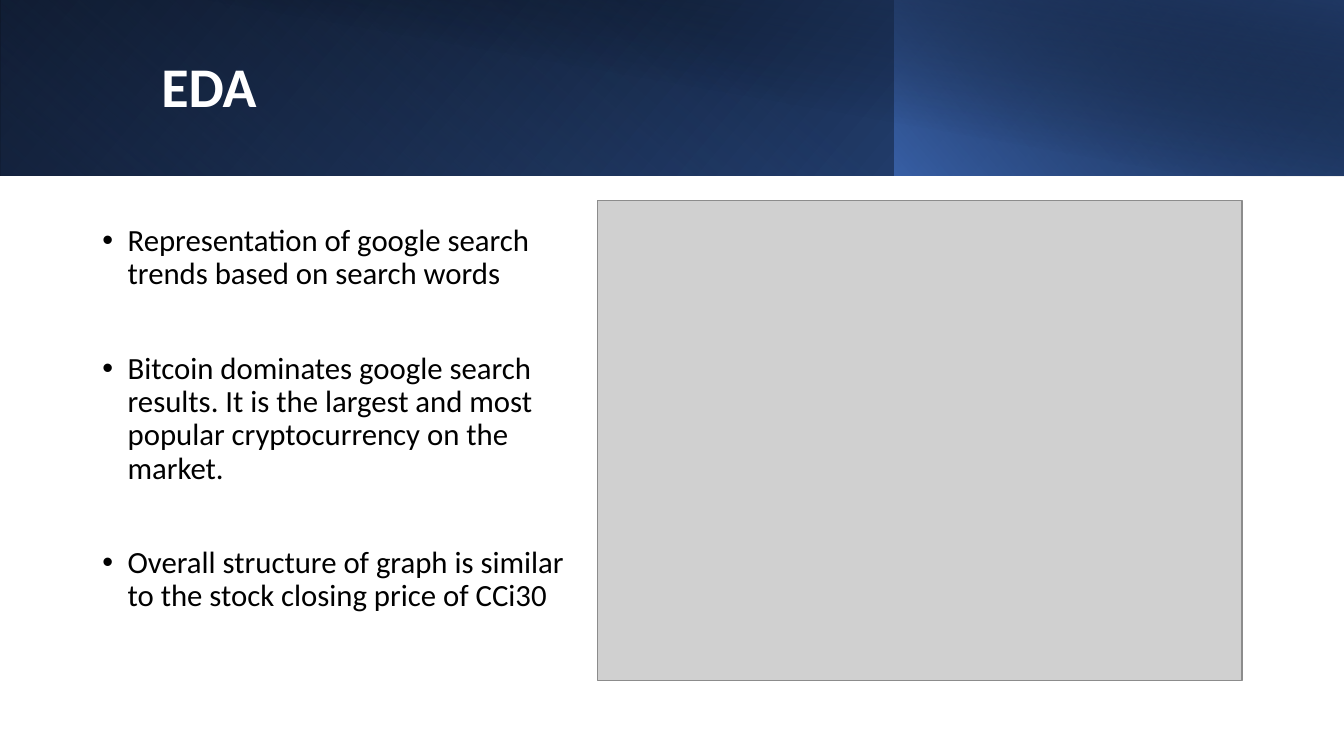
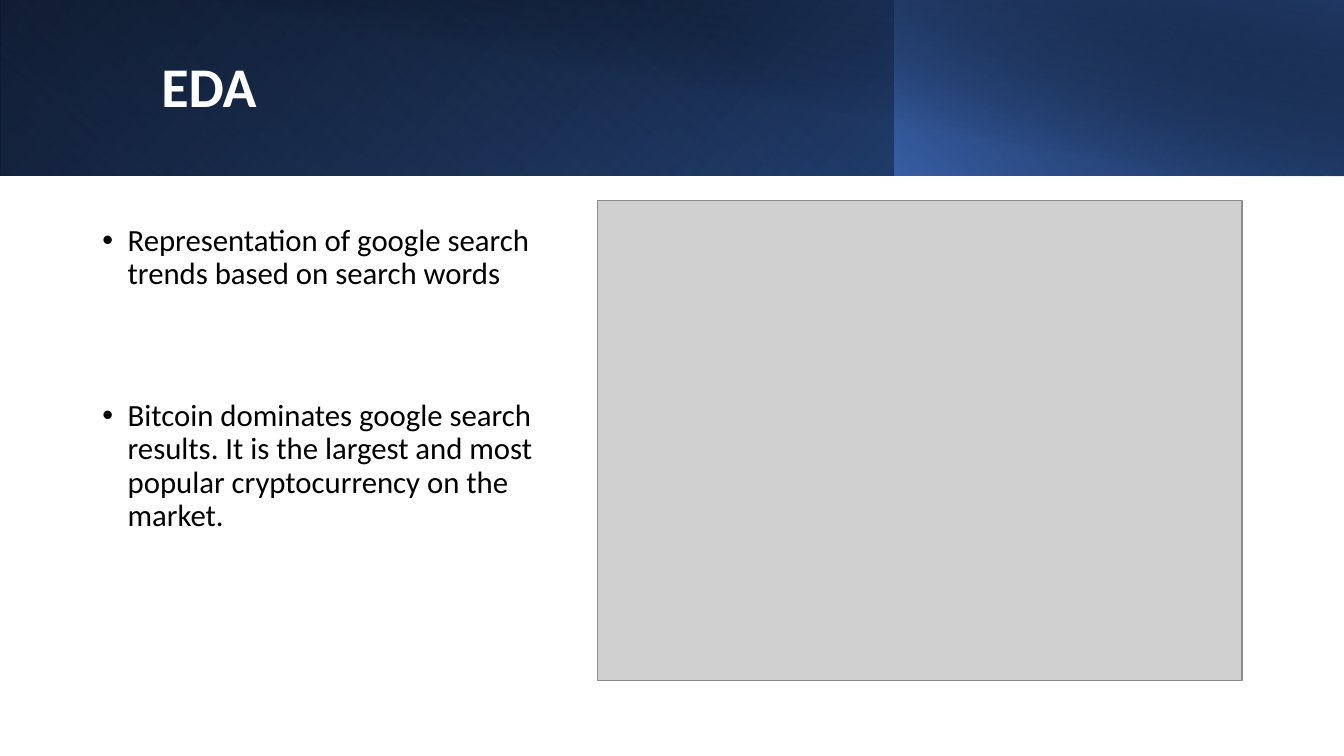
Before and after one commit to kenneykwan/Springboard, a slide deck: slide 6 of Capstone2-CCI30Index/Reports/Capstone Final Project Slides.pptx. Drawn at 1344x756 pixels with LibreOffice and Linux fonts; fonts in the diff are those of the drawing; grey boxes stand for pictures. Boxes give left, top, right and bottom in pixels: in the first picture for what was removed or moved away, otherwise in the second. Text is boxed around its words. In the diff, an @@ line names an element or a change of style, - is before the commit and + after.

```diff
--- a/Capstone2-CCI30Index/Reports/Capstone Final Project Slides.pptx
+++ b/Capstone2-CCI30Index/Reports/Capstone Final Project Slides.pptx
@@ text at (x1=128, y1=551, x2=564, y2=612): paragraph removed @@
-• Overall structure of graph is similar to the stock closing price of CCi30
```
Also in this commit, not shown: 1 other slide changed, 1 slide added, 2 other files.
